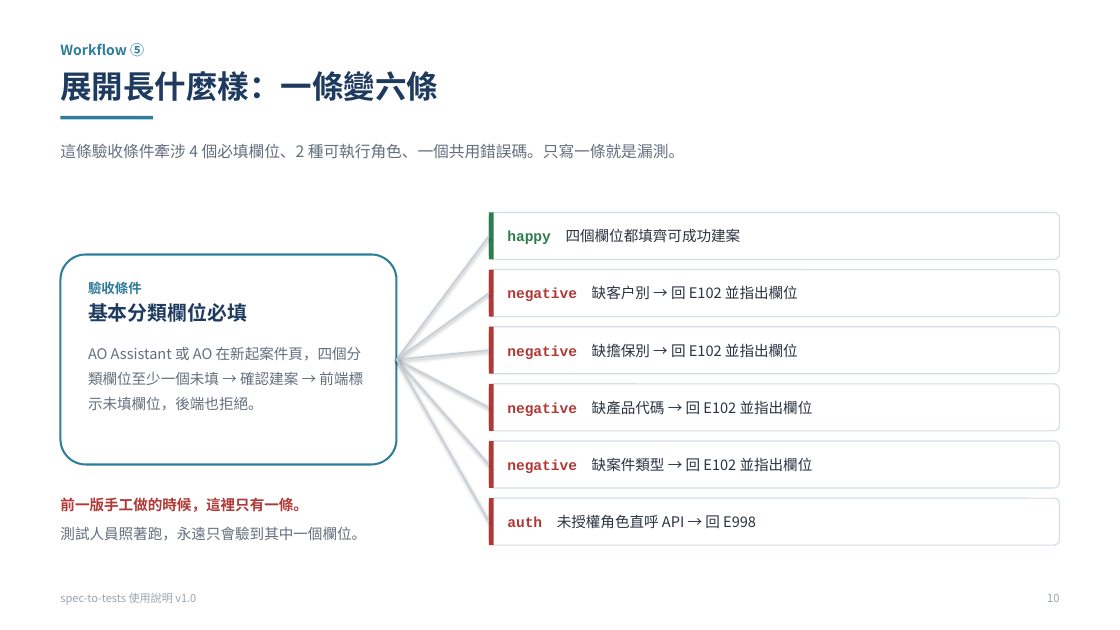
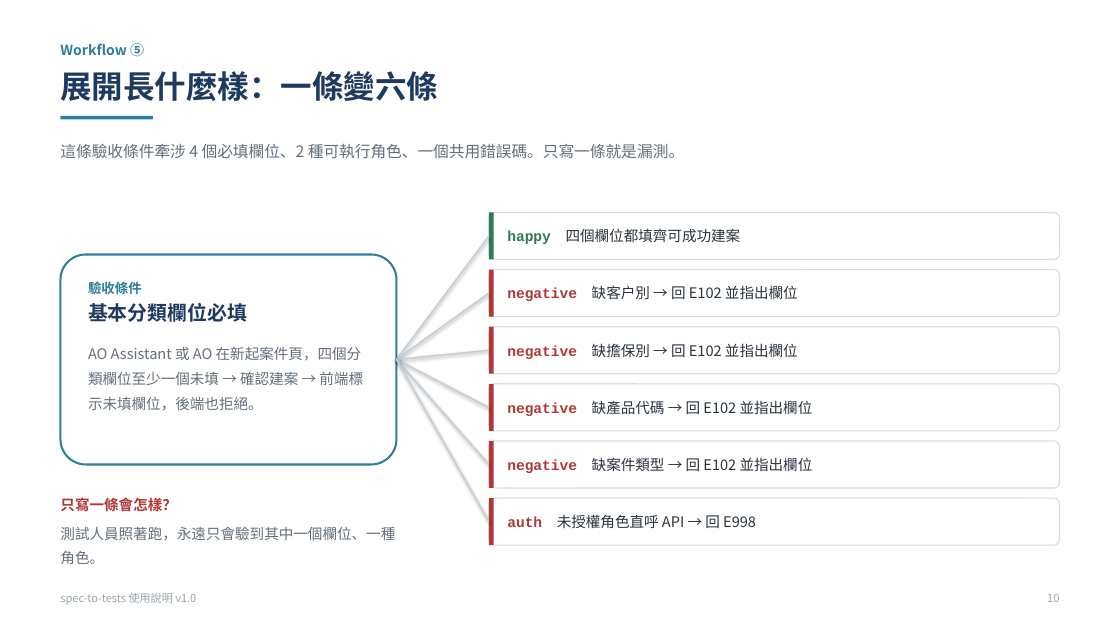
Before and after one commit to Wayne-Kao/cathay, a slide deck: slide 10 of spec-to-tests_使用說明_v1.0.pptx. Drawn at 1120x630 pixels with LibreOffice and Linux fonts; fonts in the diff are those of the drawing. Boxes give left, top, right and bottom in pixels: in the first picture for what was removed or moved away, otherwise in the second. Text is boxed around its words. In the diff, an @@ line names an element or a change of style, - is before the commit and + after.

```diff
--- a/spec-to-tests_使用說明_v1.0.pptx
+++ b/spec-to-tests_使用說明_v1.0.pptx
@@ text at (60,497,395,564): text changed @@
-前一版手工做的時候，這裡只有一條。
-測試人員照著跑，永遠只會驗到其中一個欄位。
+只寫一條會怎樣？
+測試人員照著跑，永遠只會驗到其中一個欄位、一種角色。
```
Also in this commit, not shown: 4 other slides changed, 1 slide added, 1 slide removed.
